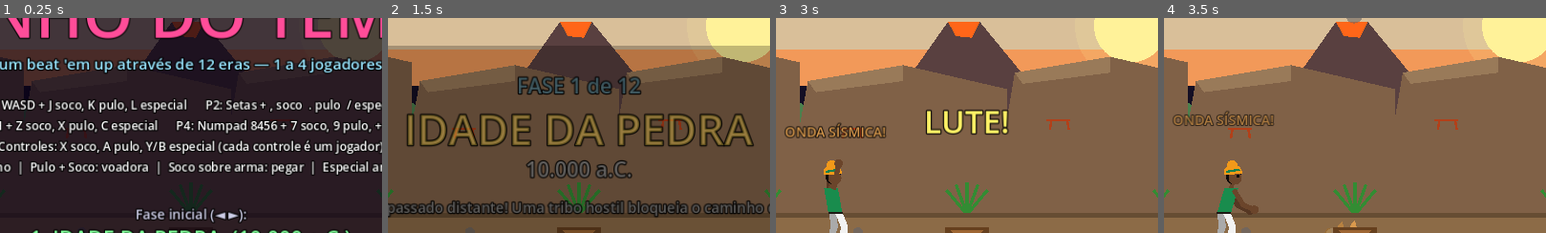
Above: before the commit, frames 1-4 (left to right).
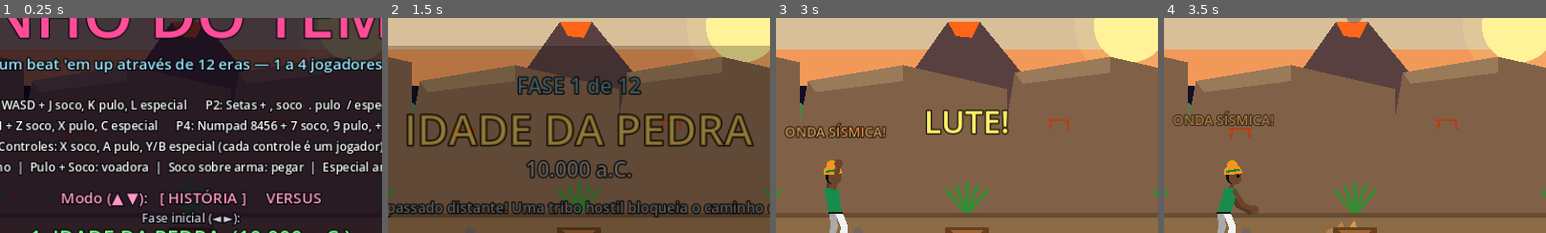
Above: after the commit, the same moments.

Repository: zugby0101/punho-do-tempo1
Game: Godot game, scene res://scenes/main.tscn
Two runs of this game, one before a commit and one after it. Both use one fixed random seed, a clock stepped at 60 frames per second and the inputs below.
Inputs:
- Up to frame 1 (0.25 s): no input
- Up to frame 2 (1.5 s): tap Enter (start) at 0.5, 0.8, 1.35 s; hold D (move_right) 0.53-1.28 s; tap J (attack) at 0.6 s; tap K (jump) at 0.77 s; hold S (move_down) from 1.28 s (still down)
- Up to frame 3 (3 s): tap K (jump) at 1.52 s; tap J (attack) at 1.55, 2.1 s; release S (move_down) at 2.03 s; hold D (move_right) 2.03-2.78 s; tap Enter (start) at 2.3 s; hold W (move_up) from 2.78 s (still down); tap L (special) at 2.85 s
- Up to frame 4 (3.5 s): keep holding W (move_up); tap K (jump) at 3.02 s; tap J (attack) at 3.05 s
The pictures show only the part of the screen within x 25-75%, y 16-66%; the shares and areas given below are measured in that part.

The runs differ from the first frame. In frame 1, 3.1% of the frame differs, in the area x 16-85%, y 79-97%; in frame 2, nothing differs; in frame 3, less than 0.1%; in frame 4, less than 0.1%.

Commit message:
Adiciona modo Versus para 2 a 4 jogadores
Todos contra todos em arenas das 12 eras, melhor de 3 rounds,
armas e comida caindo do céu, tela de campeão e revanche.

Co-Authored-By: Claude Opus 5.5 <noreply@anthropic.com>
Claude-Session: https://claude.ai/code/session_01F7JcMAfvqt3WyJLdoP2HiQ

Diff:
--- a/scripts/energy.gd
+++ b/scripts/energy.gd
@@ -23,8 +23,7 @@
 	if life <= 0.0 or position.x < game.cam_left() - 40.0 or position.x > game.cam_right() + 40.0:
 		queue_free()
 		return
-	var targets: Array = game._alive_enemies()
-	targets.append_array(get_tree().get_nodes_in_group("breakables"))
+	var targets: Array = game.hit_targets_for(owner_player)
 	for e in targets:
 		if e in hit_list or not e.can_be_hit():
 			continue
--- a/scripts/hud.gd
+++ b/scripts/hud.gd
@@ -61,7 +61,7 @@
 
 
 func _draw() -> void:
-	if game.mode in ["play", "stageclear", "gameover"] and not game.players.is_empty():
+	if game.mode in ["play", "stageclear", "gameover", "roundstart", "roundend", "match"] and not game.players.is_empty():
 		_draw_game_hud()
 	if message_timer > 0.0 and game.mode == "play":
 		_center(230, message, 40, Color(1, 0.95, 0.4))
@@ -84,6 +84,28 @@
 			_scores_block(260)
 			_center(420, "ENTER ou SOCO para continuar nesta era", 22, Color(1, 0.9, 0.3))
 		"ending": _draw_ending()
+		"roundstart":
+			var k := clampf(game.mode_time * 4.0, 0.0, 1.0)
+			_center(250, "ROUND %d" % game.round_num, int(70 * k) + 1, Color(1, 0.85, 0.3))
+			if game.mode_time > 0.9:
+				_center(310, "PREPAREM-SE...", 26, Color(1, 1, 1))
+		"roundend":
+			if game.round_winner >= 0:
+				var w = game.players[game.round_winner]
+				_center(240, "P%d %s VENCE O ROUND!" % [w.pid + 1, w.display_name], 44, PLAYER_COLORS[w.pid])
+			else:
+				_center(240, "EMPATE!", 56, Color(1, 1, 1))
+		"match":
+			draw_rect(Rect2(0, 0, W, 540), Color(0, 0, 0, 0.6))
+			var champ = game._versus_champion()
+			if champ != null:
+				_center(170, "CAMPEÃO!", 40, Color(1, 0.85, 0.3))
+				_center(240, "P%d %s" % [champ.pid + 1, champ.display_name], 64, PLAYER_COLORS[champ.pid])
+			for i in game.players.size():
+				var p = game.players[i]
+				_center(310 + i * 28, "P%d %s — %d round(s)" % [i + 1, p.display_name, game.round_wins[i]], 20, PLAYER_COLORS[i])
+			if game.mode_time > 1.5 and int(t * 2.0) % 2 == 0:
+				_center(460, "ENTER ou SOCO: revanche   •   ESC: voltar ao título", 20, Color(1, 0.9, 0.3))
 
 
 func _draw_game_hud() -> void:
@@ -94,6 +116,10 @@
 		var x := 12.0 + i * 238.0
 		var col: Color = PLAYER_COLORS[i] if n > 1 else Color(1, 0.9, 0.3)
 		var tag: String = "P%d %s" % [i + 1, pl.display_name] if n > 1 else pl.display_name
+		if pl.out and game.versus:
+			_text(Vector2(x, 28), tag, 16 if n > 1 else 20, col)
+			_text(Vector2(x, 50), "NOCAUTEADO", 15, Color(1, 0.4, 0.4))
+			continue
 		if pl.out:
 			_text(Vector2(x, 30), "P%d" % (i + 1), 18, col)
 			if int(t * 2.0) % 2 == 0:
@@ -101,12 +127,21 @@
 			continue
 		_text(Vector2(x, 28), tag, 16 if n > 1 else 20, col)
 		_bar(Vector2(x, 36), pw - 60.0, 12, float(pl.hp) / pl.max_hp, Color(1, 0.85, 0.15))
-		_text(Vector2(x + pw - 50.0, 48), "x%d" % pl.lives, 16, Color(1, 1, 1))
-		_text(Vector2(x, 70), "%07d" % pl.score, 15, Color(1, 1, 1))
+		if game.versus:
+			for k in game.VERSUS_WINS:
+				var won: bool = k < game.round_wins[i]
+				draw_circle(Vector2(x + pw - 46.0 + k * 16.0, 42), 6.0, Color(1, 0.85, 0.2) if won else Color(0.2, 0.2, 0.25))
+				draw_arc(Vector2(x + pw - 46.0 + k * 16.0, 42), 6.0, 0, TAU, 12, Color(0, 0, 0), 1.5)
+		else:
+			_text(Vector2(x + pw - 50.0, 48), "x%d" % pl.lives, 16, Color(1, 1, 1))
+			_text(Vector2(x, 70), "%07d" % pl.score, 15, Color(1, 1, 1))
 		if not pl.weapon.is_empty():
 			var wtxt: String = "%s ×%d" % [pl.weapon.name, int(pl.weapon.uses)]
 			_text(Vector2(x + 78, 70), wtxt, 12 if n > 1 else 14, Color(0.6, 0.95, 1))
-	_text(Vector2(0, 530), "FASE %d · %s · %s" % [game.stage_idx + 1, game.stage.name, game.stage.year], 14, Color(1, 1, 1, 0.8), HORIZONTAL_ALIGNMENT_CENTER, W)
+	var footer := "FASE %d · %s · %s" % [game.stage_idx + 1, game.stage.name, game.stage.year]
+	if game.versus:
+		footer = "VERSUS · ROUND %d · ARENA: %s" % [game.round_num, game.stage.name]
+	_text(Vector2(0, 530), footer, 14, Color(1, 1, 1, 0.8), HORIZONTAL_ALIGNMENT_CENTER, W)
 	# Inimigo atual (na parte de baixo da tela)
 	if enemy_timer > 0.0 and is_instance_valid(enemy_ref) and game.mode == "play":
 		var boss: bool = enemy_ref.is_boss()
@@ -139,16 +174,23 @@
 	]
 	for i in lines.size():
 		_center(200 + i * 26, lines[i], 15, Color(1, 1, 1))
-	_center(338, "Fase inicial (◄ ►):", 17, Color(0.8, 0.8, 0.9))
+	var vs: bool = game.game_mode == "versus"
+	_center(318, "Modo (▲ ▼):   %s     %s" % ["[ HISTÓRIA ]" if not vs else "HISTÓRIA", "[ VERSUS ]" if vs else "VERSUS"], 19, Color(1, 0.6, 0.8))
+	_center(342, "Arena (◄ ►):" if vs else "Fase inicial (◄ ►):", 15, Color(0.8, 0.8, 0.9))
 	_center(372, "◄  %d. %s  (%s)  ►" % [game.stage_idx + 1, game.stage.name, game.stage.year], 26, Color(0.5, 1, 0.6))
 	if int(t * 2.0) % 2 == 0:
 		_center(450, "Aperte SOCO ou ENTER para começar", 28, Color(1, 0.9, 0.3))
-	_center(485, "Os outros jogadores entram na tela de seleção apertando SOCO", 15, Color(0.8, 0.8, 0.9))
+	if vs:
+		_center(485, "Versus: 2 a 4 jogadores, todos contra todos. Vence quem ganhar 2 rounds.", 15, Color(0.8, 0.8, 0.9))
+	else:
+		_center(485, "Os outros jogadores entram na tela de seleção apertando SOCO", 15, Color(0.8, 0.8, 0.9))
 
 
 func _draw_select() -> void:
 	draw_rect(Rect2(0, 0, W, 292), Color(0.03, 0.0, 0.08, 0.6))
-	_center(40, "ESCOLHAM SEUS LUTADORES", 34, Color(1, 0.85, 0.3))
+	_center(40, "VERSUS — ESCOLHAM SEUS LUTADORES" if game.versus else "ESCOLHAM SEUS LUTADORES", 34, Color(1, 0.85, 0.3))
+	if game.versus and game.slots.size() < 2 and int(t * 2.0) % 2 == 0:
+		_center(292, "O Versus precisa de pelo menos 2 jogadores — o P2 aperta SOCO para entrar", 15, Color(1, 0.5, 0.5))
 	var chars: Array = game.characters
 	var cw := 74.0
 	var ch := 84.0
--- a/scripts/main.gd
+++ b/scripts/main.gd
@@ -32,6 +32,9 @@
 static var stage_idx := 0
 static var party: Array = []
 static var skip_title := false
+static var game_mode := "story"  # "story" (história/co-op) ou "versus"
+
+const VERSUS_WINS := 2  # rounds para vencer a partida
 
 var stages: Array
 var characters: Array
@@ -39,7 +42,12 @@
 var waves: Array
 var crate_spots := [[480.0, 400.0, "apple"], [900.0, 470.0, "weapon"], [1180.0, 470.0, "chicken"], [1980.0, 390.0, "apple"], [2780.0, 480.0, "chicken"], [3620.0, 420.0, "chicken"]]
 
-var mode := "title"  # title, select, intro, play, stageclear, gameover, ending
+var mode := "title"  # title, select, intro, play, stageclear, gameover, ending, roundstart, roundend, match
+var versus := false
+var round_num := 1
+var round_wins: Array = [0, 0, 0, 0]
+var round_winner := -1   # -1 = empate
+var drop_timer := 0.0
 var paused := false
 var mode_time := 0.0
 var cam_x := HALF_W
@@ -99,7 +107,10 @@
 	layer.add_child(hud)
 	hud.set_anchors_preset(Control.PRESET_FULL_RECT)
 
+	versus = game_mode == "versus"
 	for c in crate_spots:
+		if versus:
+			break
 		var cr = CrateScript.new()
 		cr.game = self
 		cr.position = Vector2(c[0], c[1])
@@ -109,8 +120,11 @@
 	_update_camera(0.0)
 	if skip_title and not party.is_empty():
 		_spawn_party()
-		_set_mode("intro")
-		_play_stage_music(false)
+		if versus:
+			_start_round()
+		else:
+			_set_mode("intro")
+			_play_stage_music(false)
 	else:
 		party = []
 		_set_mode("title")
@@ -184,7 +198,7 @@
 
 
 func is_frozen() -> bool:
-	return mode in ["title", "select", "intro", "ending"] or paused or hitstop > 0.0
+	return mode in ["title", "select", "intro", "ending", "roundstart", "match"] or paused or hitstop > 0.0
 
 
 func cam_left() -> float:
@@ -203,7 +217,11 @@
 	mode_time += delta
 	match mode:
 		"title":
-			if Input.is_action_just_pressed("move_right"):
+			if Input.is_action_just_pressed("move_up") or Input.is_action_just_pressed("move_down"):
+				game_mode = "versus" if game_mode == "story" else "story"
+				versus = game_mode == "versus"
+				sfx.play("whoosh", 0.0)
+			elif Input.is_action_just_pressed("move_right"):
 				_change_stage(1)
 			elif Input.is_action_just_pressed("move_left"):
 				_change_stage(-1)
@@ -239,6 +257,23 @@
 				skip_title = true
 				get_tree().reload_current_scene()
 			return
+		"roundstart":
+			if mode_time > 1.8:
+				_set_mode("play")
+				hud.show_message("LUTEM!", 0.9)
+				sfx.play("go", 0.0)
+			return
+		"match":
+			if mode_time > 1.5 and _confirm():
+				# Revanche com os mesmos lutadores
+				_save_party()
+				skip_title = true
+				get_tree().reload_current_scene()
+			elif mode_time > 1.0 and Input.is_action_just_pressed("pause"):
+				party = []
+				skip_title = false
+				get_tree().reload_current_scene()
+			return
 		"ending":
 			if mode_time > 2.0 and _confirm():
 				ending_page += 1
@@ -254,6 +289,10 @@
 	if Input.is_action_just_pressed("pause"):
 		paused = not paused
 	if paused:
+		return
+
+	if versus:
+		_update_versus(delta)
 		return
 
 	# Jogador eliminado pode continuar enquanto o grupo segue vivo
@@ -370,6 +409,8 @@
 	var all_ready := not slots.is_empty()
 	for sl in slots:
 		all_ready = all_ready and sl.ready
+	if versus and slots.size() < 2:
+		all_ready = false
 	if all_ready:
 		_start_game()
 
@@ -385,8 +426,11 @@
 		party[0].sets = Controls.all_sets()
 	_spawn_party()
 	sfx.play("start", 0.0)
-	_play_stage_music(false)
-	_set_mode("intro")
+	if versus:
+		_start_round()
+	else:
+		_play_stage_music(false)
+		_set_mode("intro")
 
 
 func party_names() -> String:
@@ -603,6 +647,14 @@
 
 
 func player_died(p) -> void:
+	if versus:
+		p.set_state("dead")
+		p.state_time = -999.0
+		p.out = true
+		sfx.play("ko", 0.0)
+		hitstop = 0.3
+		shake(10.0)
+		return
 	p.lives -= 1
 	if p.lives > 0:
 		p.respawn()
@@ -700,3 +752,96 @@
 	pp.color = col
 	pp.position = pos
 	effects.add_child(pp)
+
+
+# ---------- Modo Versus ----------
+## Alvos de um golpe: inimigos e caixas; no Versus, também os outros jogadores.
+func hit_targets_for(attacker) -> Array:
+	var arr: Array = _alive_enemies()
+	arr.append_array(get_tree().get_nodes_in_group("breakables"))
+	if versus:
+		for p in active_players():
+			if p != attacker:
+				arr.append(p)
+	return arr
+
+
+func _start_round() -> void:
+	# limpa a arena
+	for grp in ["weapons", "pickups", "breakables"]:
+		for n in get_tree().get_nodes_in_group(grp):
+			n.queue_free()
+	for n in entities.get_children():
+		if n.get_script() in [ThrownScript, EnergyScript]:
+			n.queue_free()
+	cam_x = HALF_W
+	locked = true
+	var spots := [Vector2(170, 400), Vector2(790, 400), Vector2(170, 490), Vector2(790, 490)]
+	for i in players.size():
+		var p = players[i]
+		p.out = false
+		p.hp = p.max_hp
+		p.weapon = {}
+		p._on_weapon_changed()
+		p.attack = {}
+		p.vel = Vector2.ZERO
+		p.height = 0.0
+		p.vz = 0.0
+		p.invuln = 0.0
+		p.set_state("idle")
+		p.position = spots[i] + Vector2(cam_left(), 0)
+		p.facing = 1 if spots[i].x < HALF_W else -1
+	drop_timer = 6.0
+	round_winner = -1
+	music.play(stage.style, stage_idx, true)
+	_set_mode("roundstart")
+
+
+func _update_versus(delta: float) -> void:
+	if hitstop > 0.0:
+		hitstop -= delta
+		_update_camera(delta)
+		return
+	combo_timer -= delta
+	if combo_timer <= 0.0:
+		combo_count = 0
+	_update_camera(delta)
+	_check_pickups()
+	if mode == "roundend":
+		if mode_time > 2.8:
+			if round_winner >= 0 and round_wins[round_winner] >= VERSUS_WINS:
+				_set_mode("match")
+				music.play("title", 0)
+				sfx.play("start", 0.0)
+			else:
+				round_num += 1
+				_start_round()
+		return
+	# Armas e comida caem do céu de tempos em tempos
+	drop_timer -= delta
+	if drop_timer <= 0.0:
+		drop_timer = randf_range(7.0, 11.0)
+		var pos := Vector2(randf_range(cam_left() + 120.0, cam_right() - 120.0), randf_range(DEPTH_MIN + 20.0, DEPTH_MAX - 20.0))
+		if randf() < 0.75:
+			var ws := Weapons.for_stage(stage_idx)
+			spawn_weapon_item(Weapons.equip(ws[randi() % 2]), pos, 1, 260.0)
+		else:
+			spawn_pickup("apple", pos)
+	# Fim do round: sobrou no máximo um de pé
+	var alive := active_players()
+	if alive.size() <= 1:
+		if alive.size() == 1:
+			round_winner = alive[0].pid
+			round_wins[round_winner] += 1
+			alive[0].invuln = 3.0
+		else:
+			round_winner = -1
+		_set_mode("roundend")
+		sfx.play("ko", 0.0)
+
+
+func _versus_champion():
+	for p in players:
+		if round_wins[p.pid] >= VERSUS_WINS:
+			return p
+	return null
--- a/scripts/player.gd
+++ b/scripts/player.gd
@@ -64,12 +64,7 @@
 
 
 func _targets() -> Array:
-	var arr: Array = []
-	for e in get_tree().get_nodes_in_group("enemies"):
-		if e.is_alive():
-			arr.append(e)
-	arr.append_array(get_tree().get_nodes_in_group("breakables"))
-	return arr
+	return game.hit_targets_for(self)
 
 
 func _update(delta: float) -> void:
@@ -384,9 +379,9 @@
 
 
 func _draw() -> void:
-	if out:
+	if out and not game.versus:
 		return
-	if game != null and game.players.size() > 1 and game.mode == "play":
+	if game != null and game.players.size() > 1 and game.mode in ["play", "roundstart", "roundend"] and not out:
 		var c := color()
 		draw_set_transform(Vector2.ZERO, 0.0, Vector2(1.0, 0.32))
 		draw_arc(Vector2.ZERO, 26.0 * body_scale, 0, TAU, 24, c, 4.0)
--- a/scripts/thrown.gd
+++ b/scripts/thrown.gd
@@ -21,8 +21,7 @@
 	var step := SPEED * delta
 	position.x += dir * step
 	traveled += step
-	var targets: Array = game._alive_enemies()
-	targets.append_array(get_tree().get_nodes_in_group("breakables"))
+	var targets: Array = game.hit_targets_for(owner_player)
 	for e in targets:
 		if not e.can_be_hit():
 			continue
